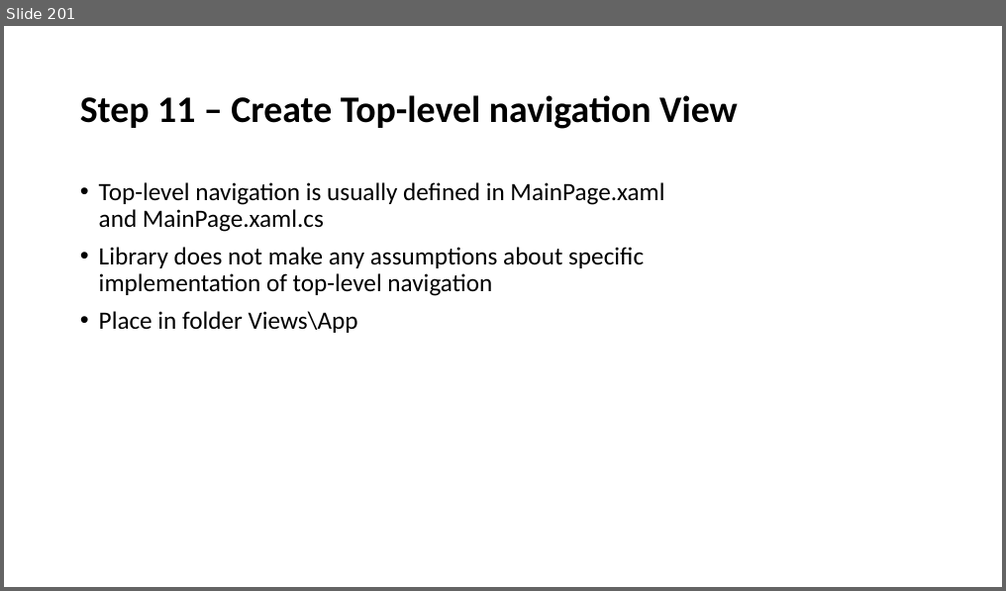
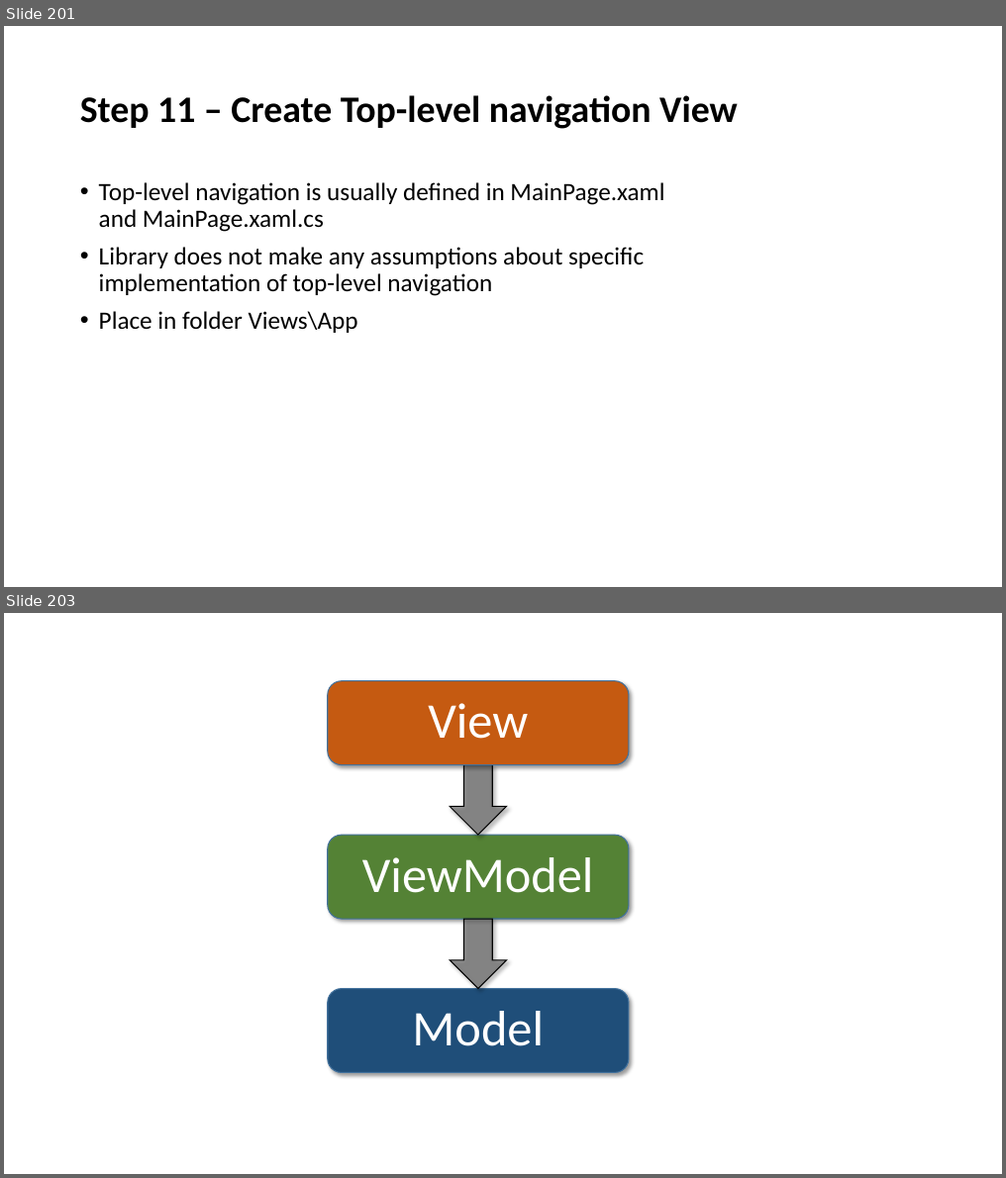
Before and after one commit to perl-easj/Teaching-materials, a slide deck: MVVMStarterDocumentation/MVVMStarter Class Library.pptx. Shown one above the other, each under a label of ours: slide 201 before the commit, slides 201 and 203 after it; the slides between them are not shown. The pictures are 1006x591 and 1006x1178 pixels, drawn with LibreOffice and Linux fonts; fonts in the diff are those of the drawing. Boxes give left, top, right and bottom in pixels: in the first picture for what was removed or moved away, otherwise in the second. Text is boxed around its words. In the diff, an @@ line names an element or a change of style, - is before the commit and + after.

Commit message:
Updated presentation with sections on Domain, Catalog and ViewModel classes
Updated presentation with sections on Domain, Catalog and ViewModel
classes

```diff
--- a/MVVMStarterDocumentation/MVVMStarter Class Library.pptx
+++ b/MVVMStarterDocumentation/MVVMStarter Class Library.pptx
@@ slide 203 added at box(4, 613, 1002, 1174), background #FFFFFF @@
@@ rounded rectangle added at box(328, 681, 629, 765), fill #C55A11, outline #43739E 1 pt, 48 pt, text #FFFFFF @@
+View
@@ right arrow added at box(450, 765, 507, 835), fill #595959 at 60% opacity, outline #000000 1 pt @@
@@ rounded rectangle added at box(328, 836, 629, 919), fill #548235, outline #43739E 1 pt, 48 pt, text #FFFFFF @@
+ViewModel
@@ right arrow added at box(450, 919, 507, 988), fill #595959 at 60% opacity, outline #000000 1 pt @@
@@ rounded rectangle added at box(328, 989, 629, 1072), fill #1F4E79, outline #43739E 1 pt, 48 pt, text #FFFFFF @@
+Model
```
Also in this commit, not shown: 1 slide changed, 23 other slides added, 1 other file.
